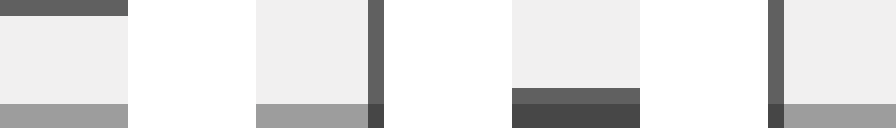
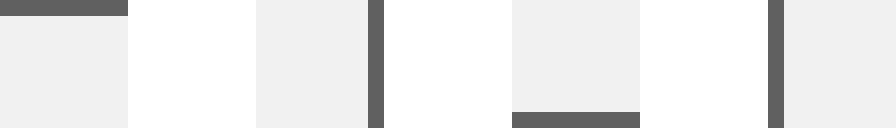
The second 896 × 128 image is a revision of the first. Changes to its layers:
renamed "Layer 1 copy" to "Layer 0", painted on it over (x1=0, y1=88, x2=896, y2=128)
